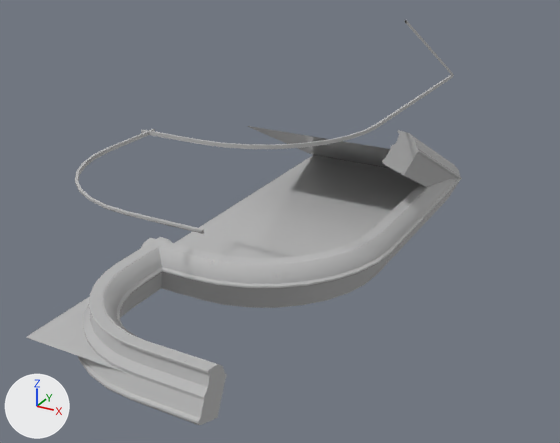
The FBX model Assets/Game/Models/Environment/Walls/Lab/SM_PathSet_Lab.fbx as it was, and as the next commit left it.
One viewpoint serves both versions: a camera (50 mm lens) standing at (0.08, -5.8, 3.9) and looking at (-3.6, 0.88, 0.56). Every picture has the same lights, and +X, +Y and +Z are marked at lower left. Objects named as collision shapes, trigger or cutter boxes, shadow casters or lower levels of detail are left out. Where no turn or scale is listed for an object, it has been applied to the vertices.

Names of what the first picture shows: 'Path_Lab_Corner', 'Path_Lab_CornerO', 'Path_Lab_CornerO_Floor', 'Path_Lab_Corner_Floor', 'Path_Lab_base', 'Path_Lab_base_Floor', 'Path_Lab_ramp_30', 'Path_Lab_ramp_30_Floor'.
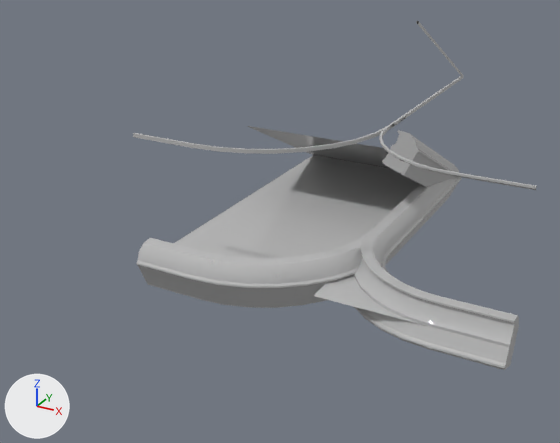
Pixel boxes [x1, y1, x2, y2] of what changed, in the pictures (560 x 443 px; the box of a moved part takes in the faces that stretch with it):
'Path_Lab_CornerO', reshaped, moved (20% wider, 15% shorter): before [75, 129, 227, 425]; after [354, 119, 537, 370]
'Path_Lab_Corner', reshaped: before [141, 109, 413, 308]; after [133, 110, 412, 308]
'Path_Lab_CornerO_Floor', moved: before [26, 297, 129, 374]; after [314, 275, 430, 327]
part 1 of me_mesh_006, moved or reshaped: before [75, 129, 204, 234]; after [379, 119, 537, 190]
part 2 of me_mesh_003, moved or reshaped: before [141, 109, 401, 149]; after [133, 110, 412, 154]

Edits to the bpy script that builds the scene:
```text
Change me_mesh_003:
    where me_mesh_003.from_pydata(...)  # 502 vertices, 512 faces; spans x -2.0..0.35, y -2.35..0.0, z -0.3..1.5
    used by ob_path_lab_corner; location = (-3.0, 2.5, 0.0)
    me_mesh_003 part 2: 75 of 502 vertices moved; they spanned x -2.0..0.1, y -2.1..0.0, z 1.46..1.5 and now span x -2.0..0.24, y -2.24..0.0, z 1.46..1.5; mean shift (0.08, -0.08, 0.0); largest move (0.07, 0.0, 1.5) -> (0.21, 0.0, 1.5)
Change me_mesh_006:
    where me_mesh_006.from_pydata(...)  # 502 vertices, 512 faces; spans x -0.09..2.0, y -2.09..0.0, z -0.3..1.5
    used by ob_path_lab_cornero; location = (-5.0, 0.5, 0.0)
    me_mesh_006 part 1: 75 of 502 vertices moved; they spanned x 0.07..2.0, y -1.92..0.0, z 1.46..1.5 and now span x 0.21..2.0, y -1.79..0.0, z 1.46..1.5; mean shift (0.08, 0.08, 0.0); largest move (1.04, -1.88, 1.5) -> (1.07, -1.74, 1.5)
Change ob_path_lab_cornero_floor:
    ob_path_lab_cornero_floor.location: (-5.0, 0.5, 0.0) -> (-3.0, 2.5, 0.0)
Change ob_path_lab_cornero:
    ob_path_lab_cornero.location: (-5.0, 0.5, 0.0) -> (-3.0, 2.5, 0.0)
```
